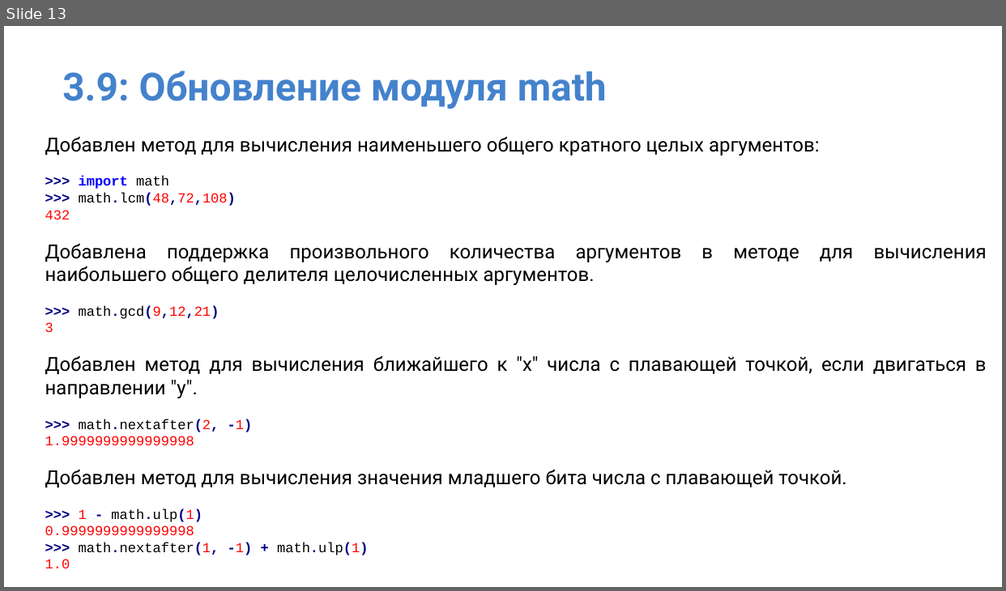
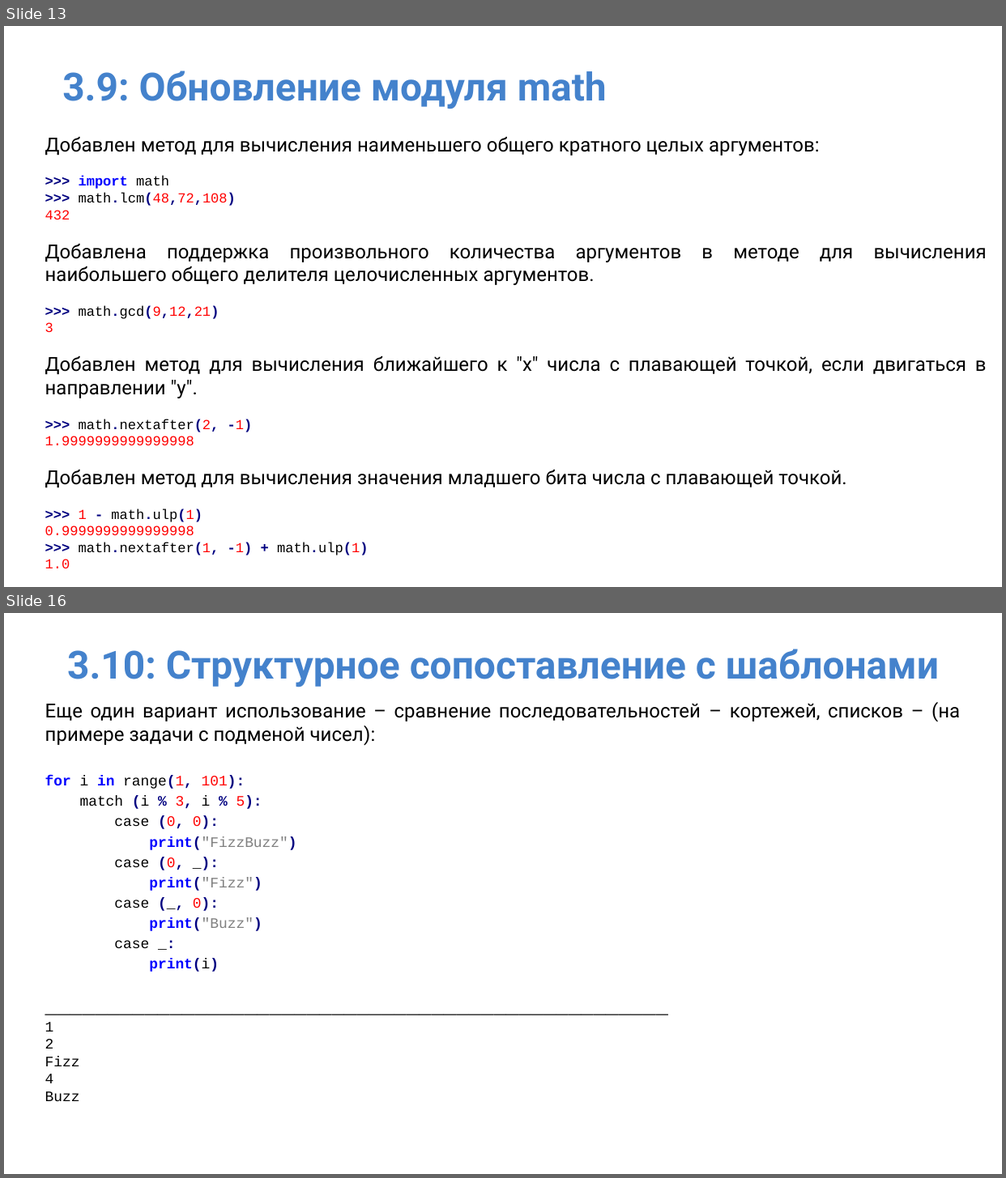
Before and after one commit to IlyaOrlov/PythonCourseKupno, a slide deck: Lectures/py_lec_8.pptx. Shown one above the other, each under a label of ours: slide 13 before the commit, slides 13 and 16 after it; the slides between them are not shown. The pictures are 1006x591 and 1006x1178 pixels, drawn with LibreOffice and Linux fonts; fonts in the diff are those of the drawing. Boxes give left, top, right and bottom in pixels: in the first picture for what was removed or moved away, otherwise in the second. Text is boxed around its words. In the diff, an @@ line names an element or a change of style, - is before the commit and + after.

```diff
--- a/Lectures/py_lec_8.pptx
+++ b/Lectures/py_lec_8.pptx
@@ slide 16 added at [4,613,1002,1174], background #FFFFFF @@
@@ title added at [67,649,939,688], 28 pt, text #4482CC, bold @@
+3.10: Структурное сопоставление с шаблонами
@@ text added at [45,702,960,1101], 10.5 pt, text #000000 @@
+Еще один вариант использование – сравнение последовательностей – кортежей, списков – (на примере задачи с подменой чисел):
+for i in range(1, 101):
+match (i % 3, i % 5):
+case (0, 0):
+print("FizzBuzz")
+case (0, _):
+print("Fizz")
+case (_, 0):
+print("Buzz")
+case _:
+print(i)
+__________________________________________________
+1
+2
+Fizz
+4
+Buzz
```
Also in this commit, not shown: 2 slides changed, 9 other slides added, 2 other files.
